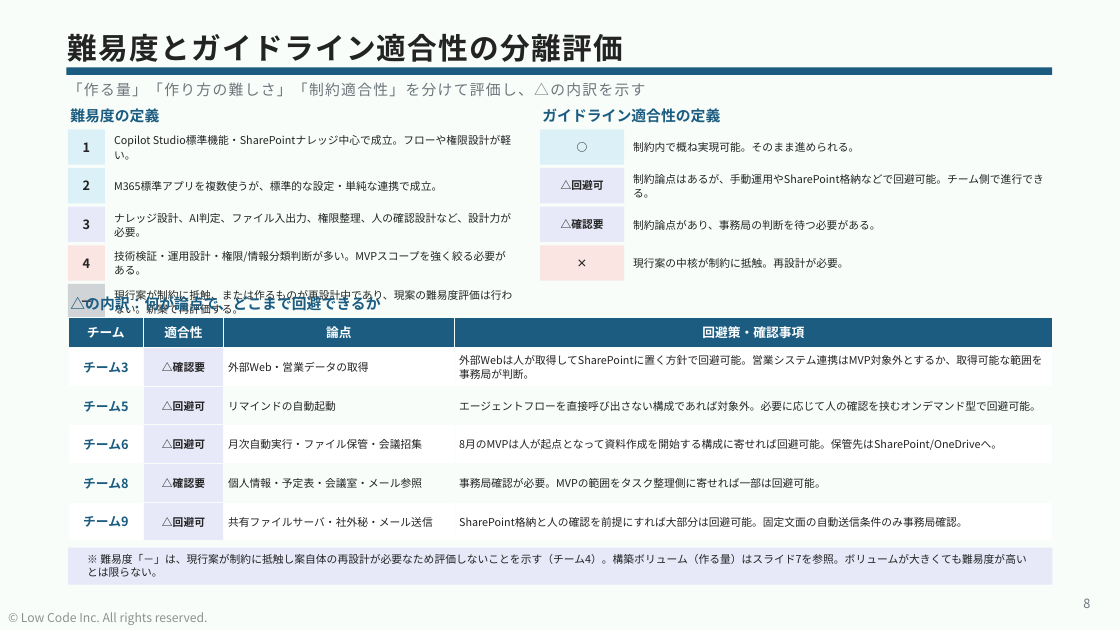
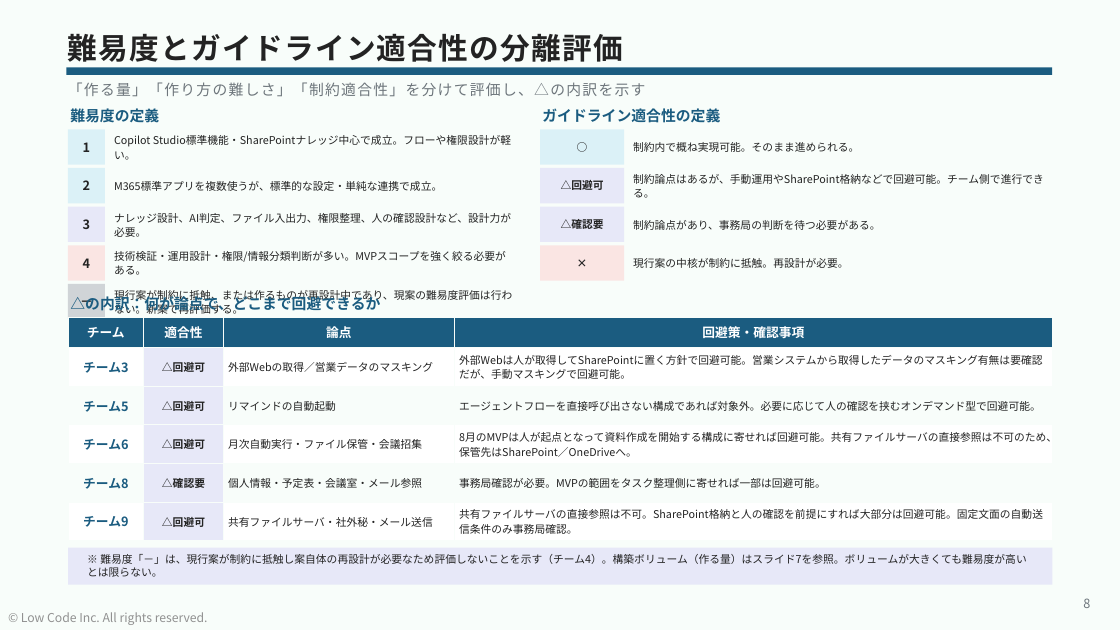
Before and after one commit to takuyanakamura881awc-beep/awc-naka881-repo, a slide deck: slide 8 of reports/CopilotStudio_ハッカソン_事前相談会②_状況報告_20260729.pptx. Drawn at 1120x630 pixels with LibreOffice and Linux fonts; fonts in the diff are those of the drawing. Boxes give left, top, right and bottom in pixels: in the first picture for what was removed or moved away, otherwise in the second. Text is boxed around its words. In the diff, an @@ line names an element or a change of style, - is before the commit and + after.

```diff
--- a/reports/CopilotStudio_ハッカソン_事前相談会②_状況報告_20260729.pptx
+++ b/reports/CopilotStudio_ハッカソン_事前相談会②_状況報告_20260729.pptx
@@ table at (68, 318, 1053, 541) @@
-row 2: チーム3 | △確認要 | 外部Web・営業データの取得 | 外部Webは人が取得してSharePointに置く方針で回避可能。営業システム連携はMVP対象外とするか、取得可能な範囲を事務局が判断。
+row 2: チーム3 | △回避可 | 外部Webの取得／営業データのマスキング | 外部Webは人が取得してSharePointに置く方針で回避可能。営業システムから取得したデータのマスキング有無は要確認だが、手動マスキングで回避可能。
-row 4, column 4: 8月のMVPは人が起点となって資料作成を開始する構成に寄せれば回避可能。保管先はSharePoint/OneDriveへ。
+row 4, column 4: 8月のMVPは人が起点となって資料作成を開始する構成に寄せれば回避可能。共有ファイルサーバの直接参照は不可のため、保管先はSharePoint／OneDriveへ。
-row 6, column 4: SharePoint格納と人の確認を前提にすれば大部分は回避可能。固定文面の自動送信条件のみ事務局確認。
+row 6, column 4: 共有ファイルサーバの直接参照は不可。SharePoint格納と人の確認を前提にすれば大部分は回避可能。固定文面の自動送信条件のみ事務局確認。
```
Also in this commit, not shown: 3 other slides changed, 1 other file.
